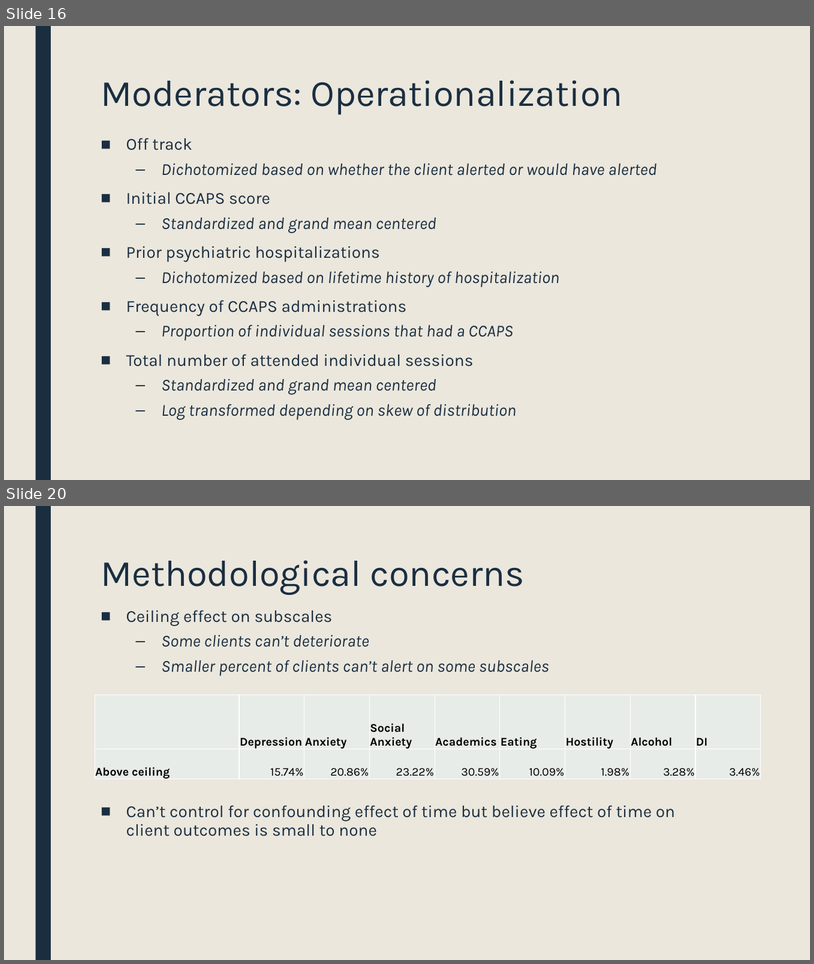
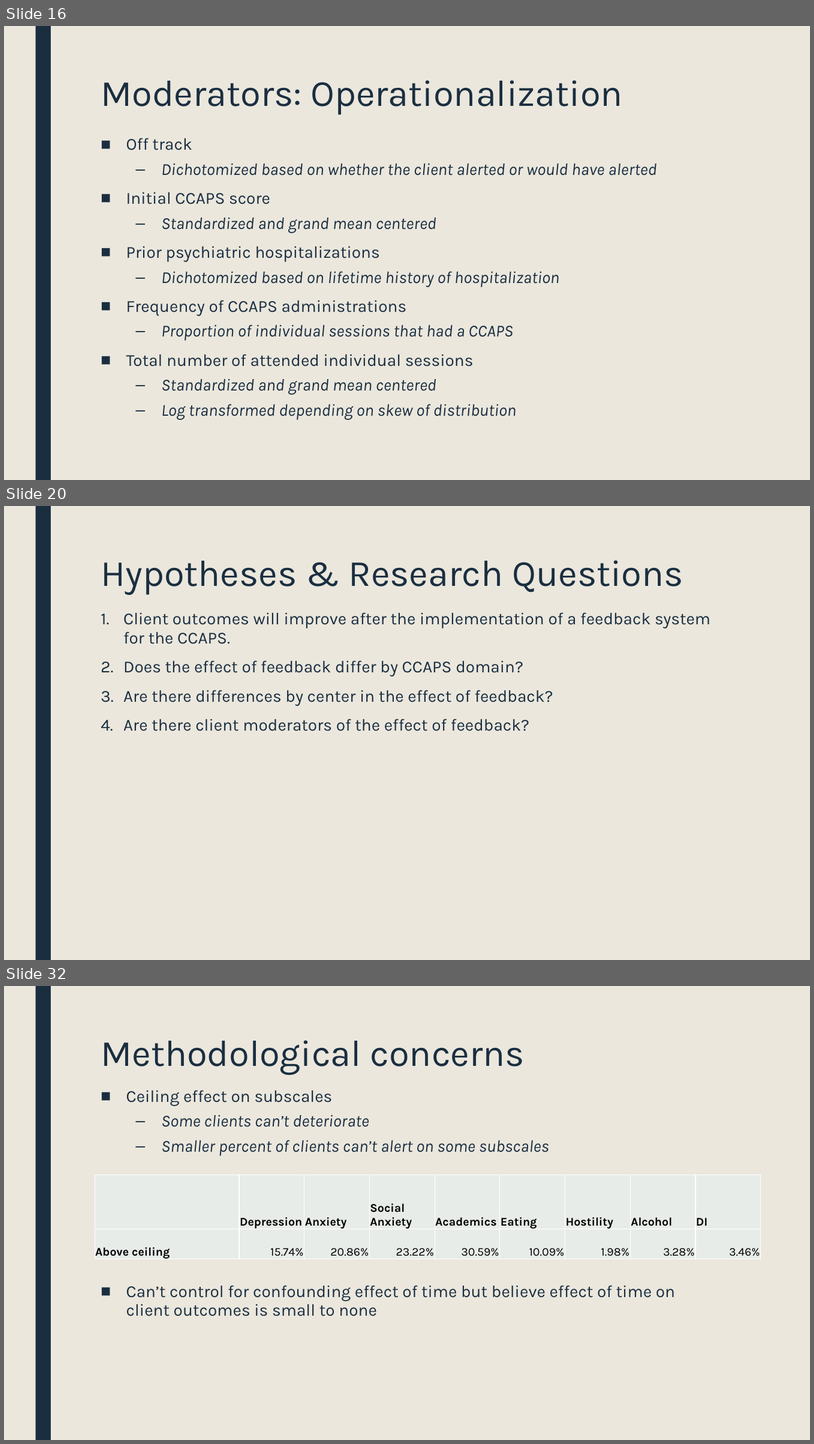
Before and after one commit to rbjanis/Dissertation, a slide deck: presentations/proposal/dissertation-proposal.pptx. Shown one above the other, each under a label of ours: slides 16 and 20 before the commit, slides 16, 20 and 32 after it; the slides between them are not shown. The pictures are 814x964 and 814x1444 pixels, drawn with LibreOffice and Linux fonts; fonts in the diff are those of the drawing. Boxes give left, top, right and bottom in pixels: in the first picture for what was removed or moved away, otherwise in the second. Text is boxed around its words. In the diff, an @@ line names an element or a change of style, - is before the commit and + after.

```diff
--- a/presentations/proposal/dissertation-proposal.pptx
+++ b/presentations/proposal/dissertation-proposal.pptx
@@ slide 20 added at box(4, 506, 810, 960), background #EBE7DD; not listed: 1 template element that a slide beside it also shows @@
@@ title added at box(101, 560, 684, 595), 44 pt, text #1A2E40 @@
+Hypotheses & Research Questions
@@ text added at box(123, 612, 711, 731), 20 pt, text #1A2E40 @@
+1. Client outcomes will improve after the implementation of a feedback system for the CCAPS.
+2. Does the effect of feedback differ by CCAPS domain?
+3. Are there differences by center in the effect of feedback?
+4. Are there client moderators of the effect of feedback?
@@ what was slide 20 is now slide 32 @@
```
Also in this commit, not shown: 10 slides changed, 11 other slides added.
